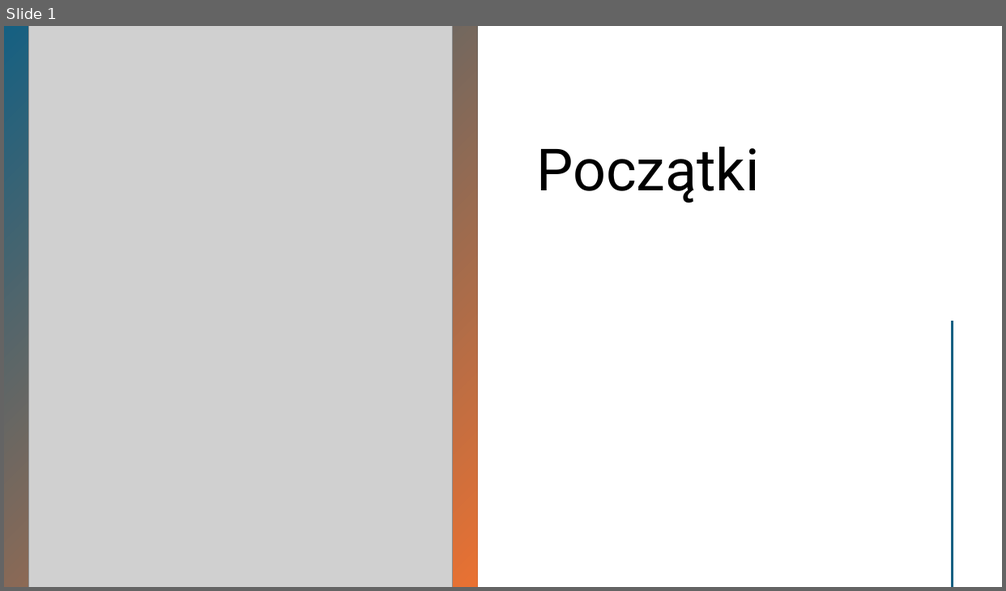
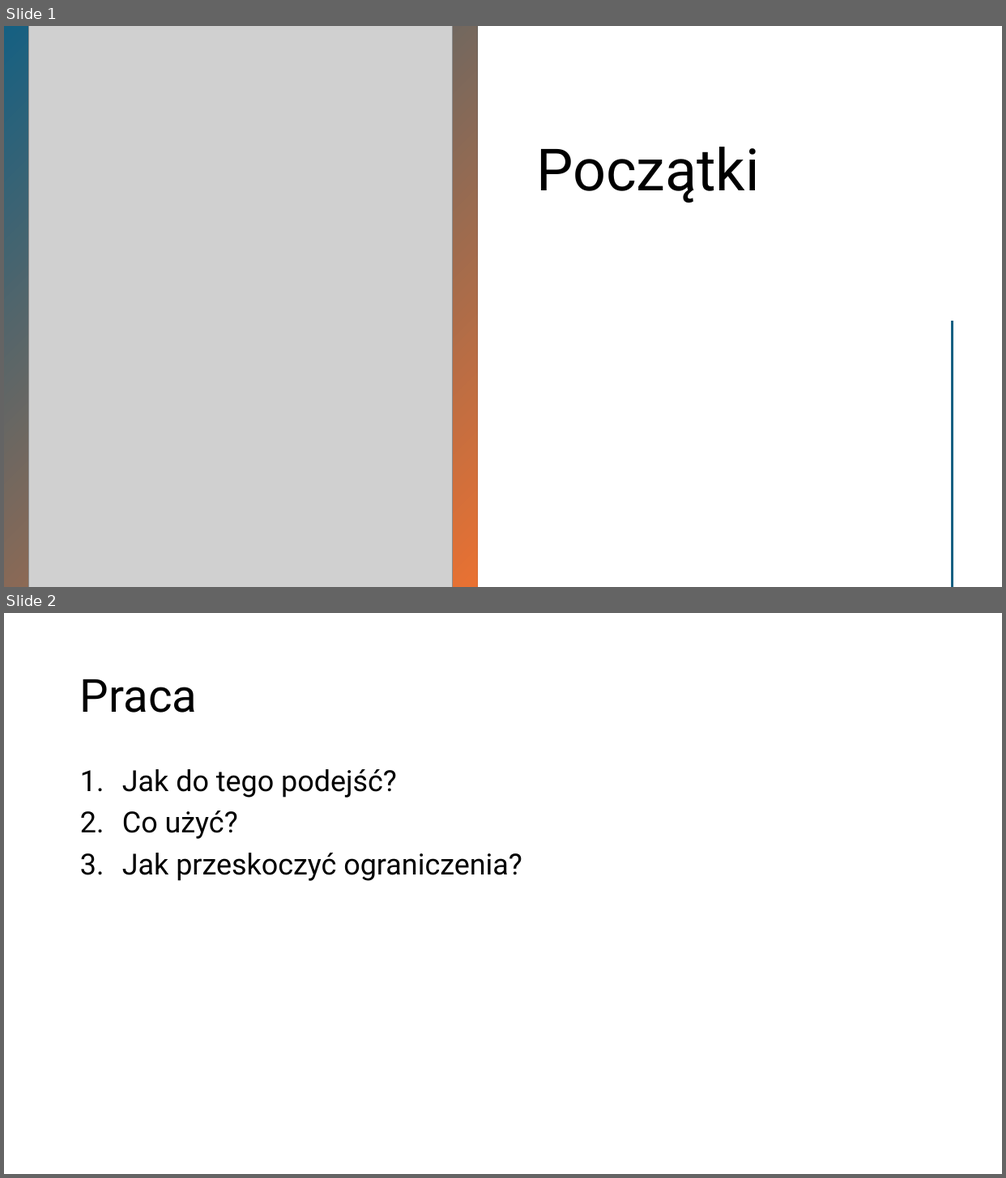
Before and after one commit to Poziom1/Do_pracy_inrzynierskiej, a slide deck: ogólny/Prezentacja 1.pptx. Shown one above the other, each under a label of ours: slide 1 before the commit, slides 1 and 2 after it. The pictures are 1006x591 and 1006x1178 pixels, drawn with LibreOffice and Linux fonts; fonts in the diff are those of the drawing; grey boxes stand for pictures. Boxes give left, top, right and bottom in pixels: in the first picture for what was removed or moved away, otherwise in the second. Text is boxed around its words. In the diff, an @@ line names an element or a change of style, - is before the commit and + after.

```diff
--- a/ogólny/Prezentacja 1.pptx
+++ b/ogólny/Prezentacja 1.pptx
@@ slide 2 added at bbox=[4, 613, 1002, 1174], background #FFFFFF @@
@@ title added at bbox=[80, 679, 197, 713], 44 pt, text #000000 @@
+Praca
@@ text added at bbox=[122, 769, 522, 881], 28 pt, text #000000 @@
+1. Jak do tego podejść?
+2. Co użyć?
+3. Jak przeskoczyć ograniczenia?
```
Also in this commit, not shown: 1 slide removed.
